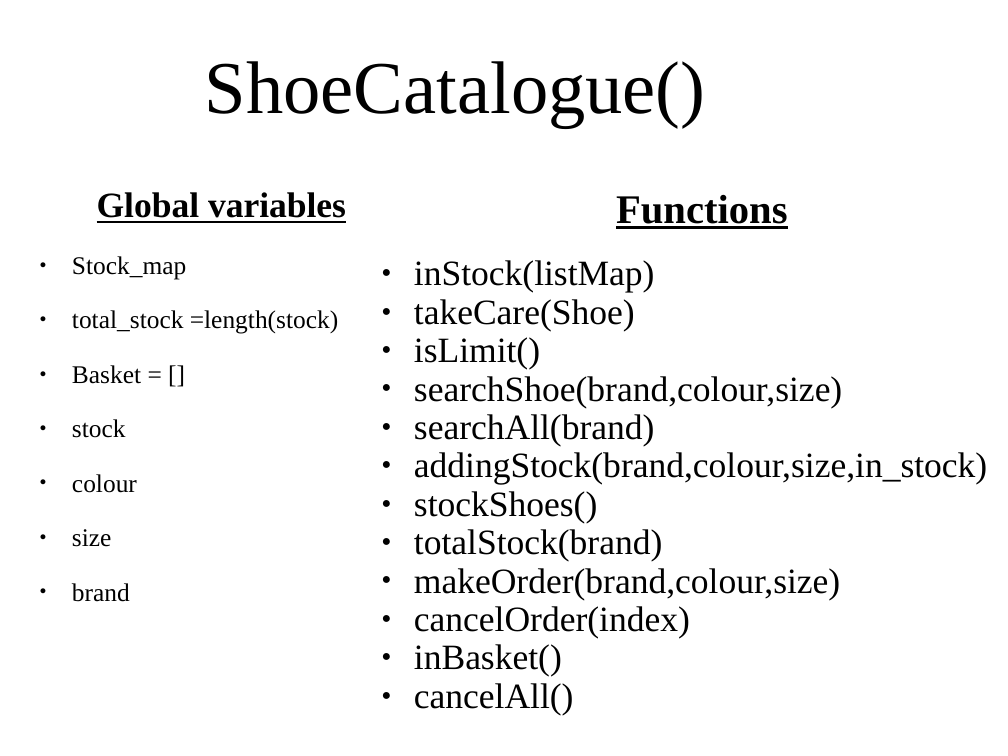
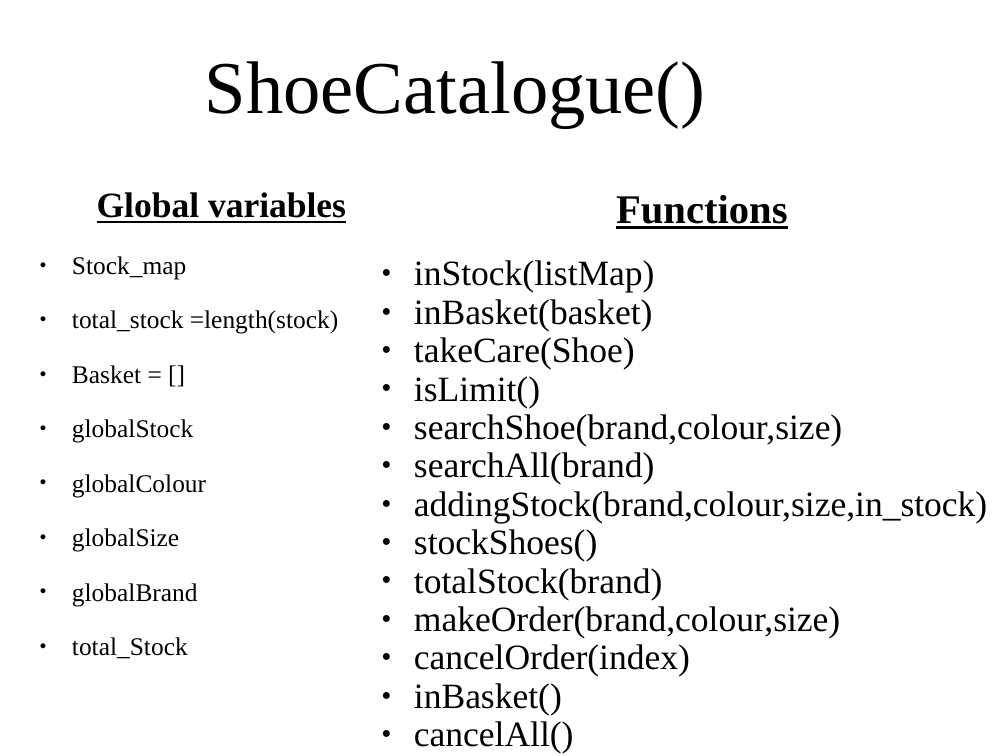
Before and after one commit to TaSiya/shoe, a slide deck: slide 37 of project presentation.odp (slide 34 before the commit). Drawn at 1008x756 pixels with LibreOffice and Linux fonts; fonts in the diff are those of the drawing; background and template pictures are left out. Boxes give left, top, right and bottom in pixels: in the first picture for what was removed or moved away, otherwise in the second. Text is boxed around its words. In the diff, an @@ line names an element or a change of style, - is before the commit and + after.

```diff
--- a/project presentation.odp
+++ b/project presentation.odp
@@ text at bbox=[414, 299, 653, 331]: paragraph added @@
+● inBasket(basket)
@@ text at bbox=[72, 419, 206, 659]: text changed @@
-● stock
-● colour
-● size
-● brand
+● globalStock
+● globalColour
+● globalSize
+● globalBrand
+● total_Stock
```
Also in this commit, not shown: 3 other slides changed, 3 slides added, 1 other file.
